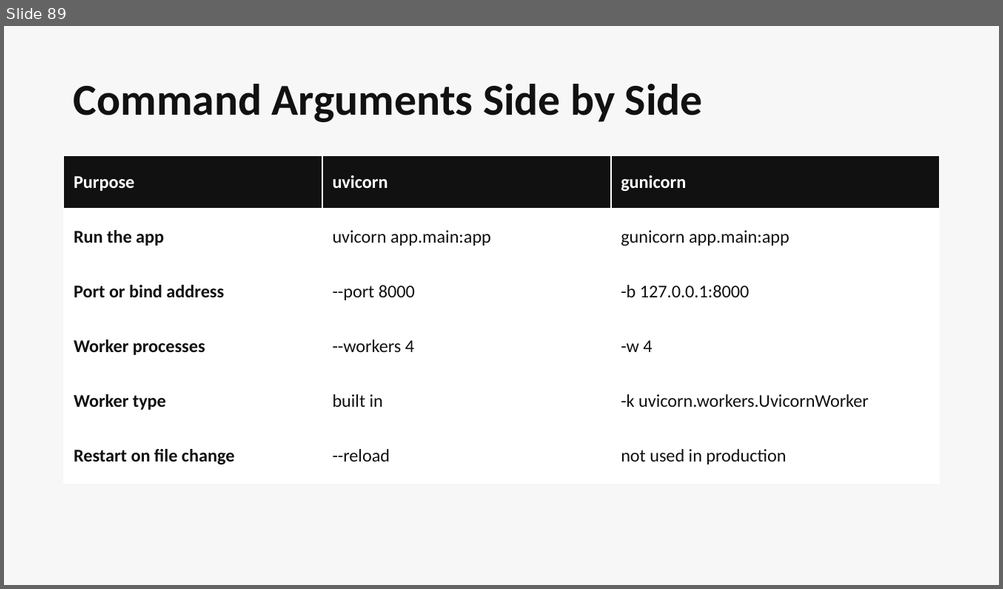
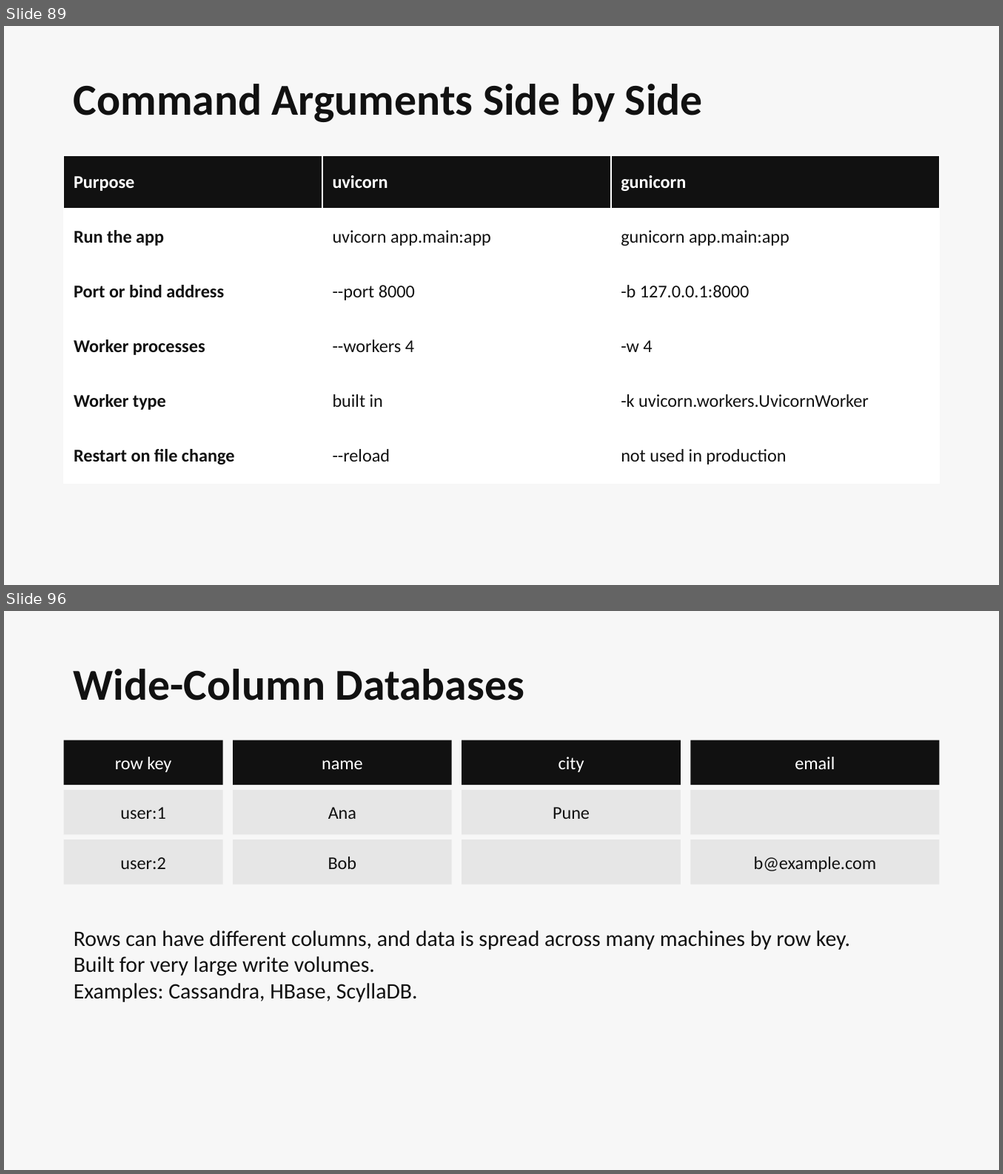
Before and after one commit to tusharvaswani714/backend-course, a slide deck: backend-course.pptx. Shown one above the other, each under a label of ours: slide 89 before the commit, slides 89 and 96 after it; the slides between them are not shown. The pictures are 1003x589 and 1003x1174 pixels, drawn with LibreOffice and Linux fonts; fonts in the diff are those of the drawing. Boxes give left, top, right and bottom in pixels: in the first picture for what was removed or moved away, otherwise in the second. Text is boxed around its words. In the diff, an @@ line names an element or a change of style, - is before the commit and + after.

```diff
--- a/backend-course.pptx
+++ b/backend-course.pptx
@@ slide 96 added at <box>4,611,999,1170</box>, background #F7F7F7 @@
@@ text added at <box>74,669,524,701</box>, 32 pt, text #111111, bold @@
+Wide-Column Databases
@@ rectangle added at <box>64,741,223,785</box>, fill #111111, 13 pt, text #FFFFFF @@
+row key
@@ rectangle added at <box>233,741,452,785</box>, fill #111111, 13 pt, text #FFFFFF @@
+name
@@ rectangle added at <box>461,741,680,785</box>, fill #111111, 13 pt, text #FFFFFF @@
+city
@@ rectangle added at <box>690,741,939,785</box>, fill #111111, 13 pt, text #FFFFFF @@
+email
@@ rectangle added at <box>64,790,223,834</box>, fill #E6E6E6, 13 pt, text #111111 @@
+user:1
@@ rectangle added at <box>233,790,452,834</box>, fill #E6E6E6, 13 pt, text #111111 @@
+Ana
@@ rectangle added at <box>461,790,680,834</box>, fill #E6E6E6, 13 pt, text #111111 @@
+Pune
@@ rectangle added at <box>690,790,939,834</box>, fill #E6E6E6 @@
@@ rectangle added at <box>64,840,223,885</box>, fill #E6E6E6, 13 pt, text #111111 @@
+user:2
@@ rectangle added at <box>233,840,452,885</box>, fill #E6E6E6, 13 pt, text #111111 @@
+Bob
@@ rectangle added at <box>461,840,680,885</box>, fill #E6E6E6 @@
@@ rectangle added at <box>690,840,939,885</box>, fill #E6E6E6, 13 pt, text #111111 @@
+b@example.com
@@ text added at <box>74,931,850,1002</box>, 16 pt, text #111111 @@
+Rows can have different columns, and data is spread across many machines by row key.
+Built for very large write volumes.
+Examples: Cassandra, HBase, ScyllaDB.
```
Also in this commit, not shown: 1 slide changed, 70 other slides added, 2 other files.
